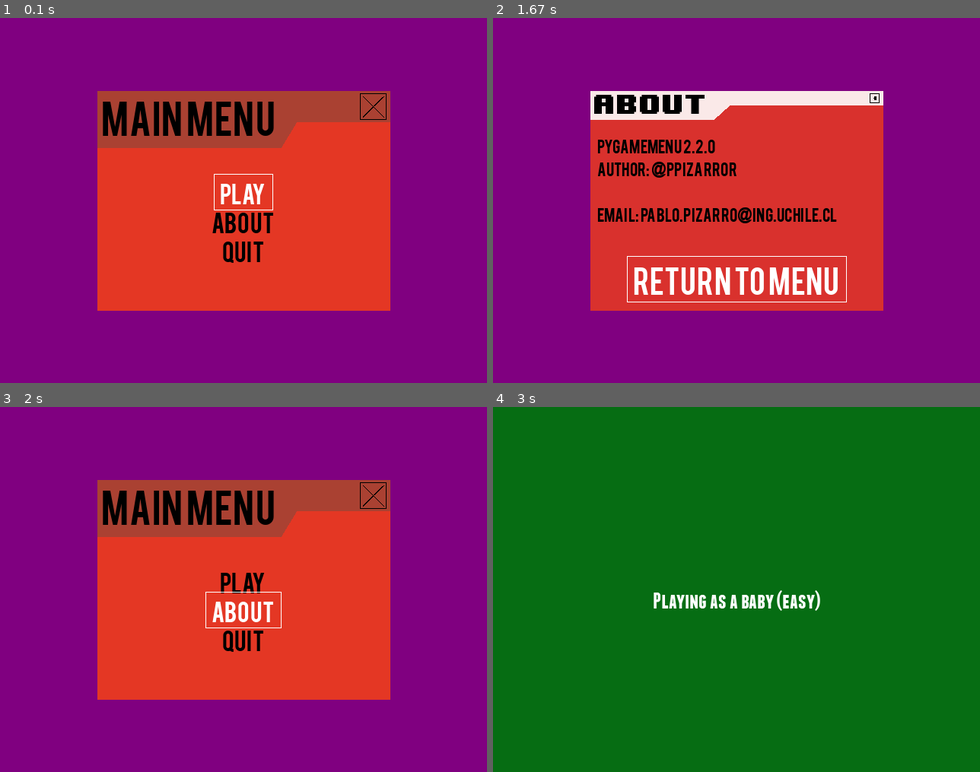
Above: before the commit, frames 1-4 (two rows, left to right).
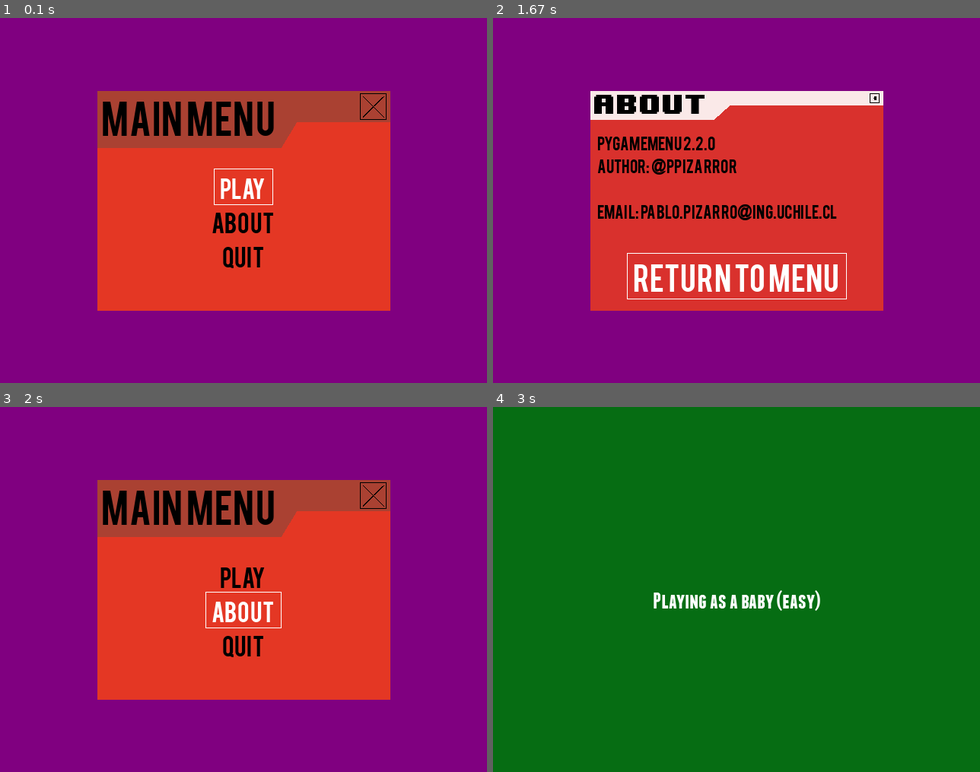
Above: after the commit, the same moments.

Repository: ppizarror/pygame-menu
Game: pygame game, started from pygameMenu/examples/game_selector.py
The game is run twice, just before and just after one commit, with the same random seed, the same clock (stepped at 60 frames per second) and the same inputs.
Inputs (mouse positions are in pixels of both pictures, inside the frame that each line leads up to):
- Up to frame 1 (0.1 s): no input
- Up to frame 2 (1.67 s): click (736, 222) at 0.38 s; press the mouse at (872, 98) at 0.7 s; move the mouse to (741, 83) at 0.8 s; release the mouse at (609, 65) at 0.93 s; tap Shift at 1 s; tap Esc at 1.33 s
- Up to frame 3 (2 s): tap Enter at 1.67 s
- Up to frame 4 (3 s): click (736, 574) at 2.05 s; tap Enter at 2.33 s

The runs differ from the first frame. In frame 1, 0.6% of the frame differs, in the area x 43-57%, y 41-69%; in frame 2, 3.4%, in the area x 21-73%, y 32-78%; in frame 3, 0.5%; in frame 4, nothing differs.

Commit message:
Improve code, adds docs

Diff:
--- a/pygameMenu/__init__.py
+++ b/pygameMenu/__init__.py
@@ -39,7 +39,7 @@
 import pygameMenu.sound
 import pygameMenu.version
 
-from pygameMenu.menu import Menu, get_controls
+from pygameMenu.menu import Menu
 from pygameMenu.textmenu import TextMenu
 
 # Other
--- a/pygameMenu/examples/multi_input.py
+++ b/pygameMenu/examples/multi_input.py
@@ -261,12 +261,11 @@
                                 menu_color=MENU_BACKGROUND_COLOR,
                                 menu_height=int(WINDOW_SIZE[1] * 0.7),
                                 menu_width=int(WINDOW_SIZE[0] * 0.8),
-                                # User press ESC button
-                                onclose=pygameMenu.events.EXIT,
+                                onclose=pygameMenu.events.EXIT,  # User press ESC button
                                 option_shadow=False,
                                 title='Main menu',
                                 window_height=WINDOW_SIZE[1],
-                                window_width=WINDOW_SIZE[0]
+                                window_width=WINDOW_SIZE[0],
                                 )
     main_menu.set_fps(FPS)
 
--- a/pygameMenu/menu.py
+++ b/pygameMenu/menu.py
@@ -46,17 +46,15 @@
 from pygameMenu.sound import Sound as _Sound
 from pygameMenu.utils import check_key_pressed_valid
 
-JOY_LEFT = 1
-JOY_RIGHT = 2
-JOY_UP = 4
-JOY_DOWN = 8
-JOY_REPEAT_EVENT = _pygame.NUMEVENTS - 1
-
-def get_controls():
-    return _ctrl
-
-
-# noinspection PyArgumentEqualDefault,PyProtectedMember,PyTypeChecker,PyUnresolvedReferences
+# Joy events
+_JOY_EVENT_LEFT = 1
+_JOY_EVENT_RIGHT = 2
+_JOY_EVENT_UP = 4
+_JOY_EVENT_DOWN = 8
+_JOY_EVENT_REPEAT = _pygame.NUMEVENTS - 1
+
+
+# noinspection PyArgumentEqualDefault,PyProtectedMember,PyTypeChecker
 class Menu(object):
     """
     Menu object.
@@ -90,7 +88,7 @@
                  mouse_enabled=True,
                  mouse_visible=True,
                  onclose=None,
-                 option_margin=8,
+                 option_margin=_cfg.MENU_OPTION_MARGIN,
                  option_shadow=_cfg.MENU_OPTION_SHADOW,
                  option_shadow_offset=_cfg.MENU_SHADOW_OFFSET,
                  option_shadow_position=_cfg.MENU_SHADOW_POSITION,
@@ -101,7 +99,7 @@
                  columns=1,
                  rows=None,
                  column_weights=None,
-                 force_fit_text=False
+                 force_fit_text=False,
                  ):
         """
         Menu constructor.
@@ -176,12 +174,19 @@
         :type title_offsety: int
         :param widget_alignment: Default widget alignment
         :type widget_alignment: basestring
+        :param columns: Number of columns, by default it's 1
+        :type columns: int
+        :param rows: Number of rows of each column, None if there's only 1 column
+        :type rows: int, None
+        :param column_weights: Tuple representing the width of each column, None if percentage is equal to each column
+        :type column_weights: tuple, None
+        :param force_fit_text: Force text fitting on each menu option
+        :type force_fit_text: bool
         """
         assert isinstance(window_width, int)
         assert isinstance(window_height, int)
         assert isinstance(font, str)
         assert isinstance(title, str)
-
         assert isinstance(back_box, bool)
         assert isinstance(color_selected, tuple)
         assert isinstance(dopause, bool)
@@ -206,31 +211,38 @@
         assert isinstance(option_shadow_offset, int)
         assert isinstance(option_shadow_position, str)
         assert isinstance(rect_width, int)
+        assert isinstance(columns, int)
+        assert isinstance(rows, (int, type(None)))
+        assert isinstance(column_weights, (tuple, type(None)))
+        assert isinstance(force_fit_text, bool)
 
         # Other asserts
         if dopause:
             assert callable(bgfun), \
-                'Bgfun must be a function (or None if menu does not pause ' \
+                'bgfun must be a function (or None if menu does not pause ' \
                 'execution of the application)'
         else:
             assert isinstance(bgfun, type(None)), \
-                'Bgfun must be None if menu does not pause execution of the application'
+                'bgfun must be None if menu does not pause execution of the application'
         assert dopause and bgfun is not None or not dopause and bgfun is None, \
-            'If pause main execution is enabled then bgfun (Background ' \
+            'if pause main execution is enabled then bgfun (Background ' \
             'function drawing) must be defined (not None)'
         assert draw_region_y >= 0 and draw_region_x >= 0, \
-            'Drawing regions must be greater or equal than zero'
+            'drawing regions must be greater or equal than zero'
         assert font_size > 0 and font_size_title > 0, \
-            'Font sizes must be greater than zero'
+            'font sizes must be greater than zero'
         assert menu_width > 0 and menu_height > 0, \
-            'Menu size must be greater than zero'
+            'menu size must be greater than zero'
         assert 0 <= menu_alpha <= 100, \
             'menu_alpha must be between 0 and 100 (both values included)'
         assert option_margin >= 0, \
-            'Option margin must be greater or equal than zero'
+            'option margin must be greater or equal than zero'
         assert rect_width >= 0, 'rect_width must be greater or equal than zero'
         assert window_height > 0 and window_width > 0, \
-            'Window size must be greater than zero'
+            'window size must be greater than zero'
+        assert columns >= 1, 'number of columns must be greater or equal than 1'
+        if rows is not None:
+            assert rows >= 1, 'number of rows must be greater or equal than 1'
 
         # Store configuration
         self._bgfun = bgfun
@@ -259,26 +271,27 @@
         self._closelocked = False  # Lock close until next mainloop
         self._dopause = dopause  # Pause or not
         self._enabled = enabled  # Menu is enabled or not
-        self._fps = 0
-        self._frame = 0
+        self._fps = 0  # type: int
+        self._frame = 0  # type: int
         self._index = 0  # Selected index
+        self._joy_event = 0  # type: int
         self._onclose = onclose  # Function that calls after closing menu
-        self._sounds = _Sound()
+        self._sounds = _Sound()  # type: _Sound
 
         # Menu widgets
-        self._option = []  # type: list[_widgets.WidgetType]
+        self._option = []  # type: list
 
         # Previous menu
-        self._prev = None  # type: list[Menu]
+        self._prev = None  # type: list
 
         # Top level menu
         self._top = None  # type: Menu
 
         # List of all linked menus
-        self._submenus = []  # type: list[Menu]
+        self._submenus = []  # type: list
 
         # Load fonts
-        self._font = _fonts.get_font(font, self._fsize)
+        self._font = _fonts.get_font(font, self._fsize)  # type: _pygame.font.Font
         self._font_name = font
 
         # Position of menu
@@ -289,33 +302,35 @@
                         (self._posx + self._width, self._posy + self._height),
                         (self._posx, self._posy + self._height)
                         ]
-        self._draw_regionx = draw_region_x
-        self._draw_regiony = draw_region_y
+        self._draw_regionx = draw_region_x  # type: int
+        self._draw_regiony = draw_region_y  # type: int
 
         # Option position
         self._opt_posy = int(self._height * (self._draw_regiony / 100.0)) + self._posy
+
+        # Columns support
         if columns > 1:
             if column_weights is None:
-                column_weights = tuple(1 for i in range(columns))
+                column_weights = tuple(1 for _ in range(columns))
             s = float(sum(column_weights[:columns]))
             cumulative = 0
             self._column_posx = []
             for i in range(columns):
                 w = column_weights[i] / s
-                self._column_posx.append( int(self._width * (self._draw_regionx/100.0 + (cumulative+0.5*w-0.5)) + self._posx) )
+                self._column_posx.append(
+                    int(self._width * (self._draw_regionx / 100.0 + (cumulative + 0.5 * w - 0.5)) + self._posx))
                 cumulative += column_weights[i] / s
             self._opt_posx = self._column_posx[0]
-            self._column_widths = tuple( int(self._width*column_weights[i]/s) for i in range(columns) )
+            self._column_widths = tuple(int(self._width * column_weights[i] / s) for i in range(columns))
         else:
             self._opt_posx = int(self._width * (self._draw_regionx / 100.0) + self._posx)
-        self._column_spacing = int(self._width / columns)
-        self._columns = columns
-        self._force_fit_text = force_fit_text
-        self._rows = rows
-        self._widget_align = widget_alignment
+        self._column_spacing = int(self._width / columns)  # type: int
+        self._columns = columns  # type: int
+        self._force_fit_text = force_fit_text  # type: bool
+        self._rows = rows  # type: (int,None)
+        self._widget_align = widget_alignment  # type: str
 
         # Init joystick
-        self._joystick = joystick_enabled
         self._joystick = joystick_enabled
         if self._joystick:
             if not _pygame.joystick.get_init():
@@ -354,13 +369,11 @@
         self._menubar.set_controls(self._joystick, self._mouse)
 
         # Selected option
-        self._selected_inflate_x = 16
-        self._selected_inflate_y = 6
+        self._selected_inflate_x = 16  # type: int
+        self._selected_inflate_y = 6  # type: int
 
         # FPS of the menu
         self.set_fps(fps)
-
-        self.joy_event = 0
 
     def add_button(self, element_name, element, *args, **kwargs):
         """
@@ -616,6 +629,60 @@
         self._append_widget(widget)
         return widget
 
+    def _configure_widget(self, widget, font_size=0, align=''):
+        """
+        Update the given widget with the parameters defined at
+        the menu level.
+
+        :param widget: Widget object
+        :type widget: pygameMenu.widgets.widget.Widget
+        :param font_size: Widget font size
+        :type font_size: int
+        :param align: Widget alignment
+        :type align: str
+        """
+        assert isinstance(widget, _widgets.WidgetType)
+        assert isinstance(font_size, int), 'font_size must be an integer'
+        assert isinstance(align, str), 'align must be a string'
+
+        if align == '':
+            align = self._widget_align
+        if font_size == 0:
+            font_size = self._fsize
+        assert font_size > 0, 'font_size must be greater than zero'
+
+        widget.set_menu(self)
+        self._check_id_duplicated(widget.get_id())
+        widget.set_font(font=self._font_name,
+                        font_size=font_size,
+                        color=self._font_color,
+                        selected_color=self._sel_color)
+        widget.set_max_width(
+            self._column_widths[(len(self._option) - 1) // self._rows] if self._force_fit_text else None)
+        widget.set_shadow(enabled=self._option_shadow,
+                          color=_cfg.MENU_SHADOW_COLOR,
+                          position=self._option_shadow_position,
+                          offset=self._option_shadow_offset)
+        widget.set_controls(self._joystick, self._mouse)
+        widget.set_alignment(align)
+
+    def _append_widget(self, widget):
+        """
+        Append the widget to the option lists.
+
+        :param widget: Widget object
+        :type widget: pygameMenu.widgets.widget.Widget
+        """
+        assert isinstance(widget, _widgets.WidgetType)
+        _widget_font_size = widget.get_font_info()['size']
+        self._option.append(widget)
+        _totals = len(self._option)
+        if _totals == 1:
+            widget.set_selected()
+        elif _totals > 1 and (self._columns == 1 or _totals <= self._rows):
+            dy = -_widget_font_size / 2 - self._opt_dy / 2
+            self._opt_posy += dy
+
     def _back(self):
         """
         Go to previous menu or close if top menu is currently displayed.
@@ -670,60 +737,7 @@
                         self._exit()
             elif isinstance(onclose, (types.FunctionType, types.MethodType)):
                 onclose()
-
         return close
-
-    def _configure_widget(self, widget, font_size=0, align=''):
-        """
-        Update the given widget with the parameters defined at
-        the menu level.
-
-        :param widget: Widget object
-        :type widget: pygameMenu.widgets.widget.Widget
-        :param font_size: Widget font size
-        :type font_size: int
-        :param align: Widget alignment
-        :type align: str
-        """
-        assert isinstance(widget, _widgets.WidgetType)
-        assert isinstance(font_size, int), 'font_size must be an integer'
-        assert isinstance(align, str), 'align must be a string'
-
-        if align == '':
-            align = self._widget_align
-        if font_size == 0:
-            font_size = self._fsize
-        assert font_size > 0, 'font_size must be greater than zero'
-
-        widget.set_menu(self)
-        self._check_id_duplicated(widget.get_id())
-        widget.set_font(font=self._font_name,
-                        font_size=font_size,
-                        color=self._font_color,
-                        selected_color=self._sel_color)
-        widget.set_max_width(self._column_widths[(len(self._option)-1)//self._rows] if self._force_fit_text else None)
-        widget.set_shadow(enabled=self._option_shadow,
-                          color=_cfg.MENU_SHADOW_COLOR,
-                          position=self._option_shadow_position,
-                          offset=self._option_shadow_offset)
-        widget.set_controls(self._joystick, self._mouse)
-        widget.set_alignment(align)
-
-    def _append_widget(self, widget):
-        """
-        Append the widget to the option lists.
-
-        :param widget: Widget object
-        :type widget: pygameMenu.widgets.widget.Widget
-        """
-        assert isinstance(widget, _widgets.WidgetType)
-        _widget_font_size = widget.get_font_info()['size']
-        self._option.append(widget)
-        if len(self._option) == 1:
-            widget.set_selected()
-        elif len(self._option) > 1 and (self._columns == 1 or len(self._option) <= self._rows):
-            dy = -_widget_font_size / 2 - self._opt_dy / 2
-            self._opt_posy += dy
 
     def _get_depth(self):
         """
@@ -857,17 +871,36 @@
         return self._enabled
 
     def _left(self):
+        """
+        Left event (column support).
+        """
         if self._actual._index >= self._actual._rows:
             self._select(self._actual._index - self._actual._rows)
         else:
             self._select(0)
 
     def _right(self):
+        """
+        Right event (column support).
+        """
         if self._actual._index + self._actual._rows < len(self._actual._option):
             self._select(self._actual._index + self._actual._rows)
         else:
             self._select(len(self._actual._option) - 1)
 
+    def _handle_joy_event(self):
+        """
+        Handle joy events.
+        """
+        if self._joy_event & _JOY_EVENT_UP:
+            self._select(self._actual._index - 1)
+        if self._joy_event & _JOY_EVENT_DOWN:
+            self._select(self._actual._index + 1)
+        if self._joy_event & _JOY_EVENT_LEFT:
+            self._left()
+        if self._joy_event & _JOY_EVENT_RIGHT:
+            self._right()
+
     def _main(self, events=None):
         """
         Main function of the loop.
@@ -903,15 +936,6 @@
         # Check others
         else:
             for event in events:  # type: _pygame.event.EventType
-                def handle_joy_event():
-                    if self.joy_event & JOY_UP:
-                        self._select(self._actual._index - 1)
-                    if self.joy_event & JOY_DOWN:
-                        self._select(self._actual._index + 1)
-                    if self.joy_event & JOY_LEFT:
-                        self._left()
-                    if self.joy_event & JOY_RIGHT:
-                        self._right()
 
                 # noinspection PyUnresolvedReferences
                 if event.type == _pygame.locals.QUIT or (
@@ -947,7 +971,6 @@
                             break_mainloop = True
 
                 elif self._joystick and event.type == _pygame.JOYHATMOTION:
-                    print("hat",event.value)
                     if event.value == _ctrl.JOY_UP:
                         self._select(self._actual._index - 1)
                     elif event.value == _ctrl.JOY_DOWN:
@@ -958,31 +981,31 @@
                         self._select(self._actual._index + 1)
 
                 elif self._joystick and event.type == _pygame.JOYAXISMOTION:
-                    prev = self.joy_event
-                    self.joy_event = 0
+                    prev = self._joy_event
+                    self._joy_event = 0
                     if event.axis == _ctrl.JOY_AXIS_Y and event.value < -_ctrl.JOY_DEADZONE:
-                        self.joy_event |= JOY_UP
+                        self._joy_event |= _JOY_EVENT_UP
                     if event.axis == _ctrl.JOY_AXIS_Y and event.value > _ctrl.JOY_DEADZONE:
-                        self.joy_event |= JOY_DOWN
+                        self._joy_event |= _JOY_EVENT_DOWN
                     if event.axis == _ctrl.JOY_AXIS_X and event.value < -_ctrl.JOY_DEADZONE and self._columns > 1:
-                        self.joy_event |= JOY_LEFT
+                        self._joy_event |= _JOY_EVENT_LEFT
                     if event.axis == _ctrl.JOY_AXIS_X and event.value > _ctrl.JOY_DEADZONE and self._columns > 1:
-                        self.joy_event |= JOY_RIGHT
-                    if self.joy_event:
-                        handle_joy_event()
-                        if self.joy_event == prev:
-                            _pygame.time.set_timer(JOY_REPEAT_EVENT, _ctrl.JOY_REPEAT)
+                        self._joy_event |= _JOY_EVENT_RIGHT
+                    if self._joy_event:
+                        self._handle_joy_event()
+                        if self._joy_event == prev:
+                            _pygame.time.set_timer(_JOY_EVENT_REPEAT, _ctrl.JOY_REPEAT)
                         else:
-                            _pygame.time.set_timer(JOY_REPEAT_EVENT, _ctrl.JOY_DELAY)
+                            _pygame.time.set_timer(_JOY_EVENT_REPEAT, _ctrl.JOY_DELAY)
                     else:
-                        _pygame.time.set_timer(JOY_REPEAT_EVENT, 0)
-
-                elif event.type == JOY_REPEAT_EVENT:
-                    if self.joy_event:
-                        handle_joy_event()
-                        _pygame.time.set_timer(JOY_REPEAT_EVENT, _ctrl.JOY_REPEAT)
+                        _pygame.time.set_timer(_JOY_EVENT_REPEAT, 0)
+
+                elif event.type == _JOY_EVENT_REPEAT:
+                    if self._joy_event:
+                        self._handle_joy_event()
+                        _pygame.time.set_timer(_JOY_EVENT_REPEAT, _ctrl.JOY_REPEAT)
                     else:
-                        _pygame.time.set_timer(JOY_REPEAT_EVENT, 0)
+                        _pygame.time.set_timer(_JOY_EVENT_REPEAT, 0)
 
                 elif self._mouse and event.type == _pygame.MOUSEBUTTONDOWN:
                     for index in range(len(self._actual._option)):
@@ -991,6 +1014,7 @@
                             self._select(index)
 
                 elif self._mouse and event.type == _pygame.MOUSEBUTTONUP:
+                    self._sounds.play_click_mouse()
                     widget = self._actual._option[self._actual._index]
                     if widget.get_rect().collidepoint(*event.pos):
                         widget.update(events)  # This option can change the current menu to a submenu
--- a/pygameMenu/textmenu.py
+++ b/pygameMenu/textmenu.py
@@ -82,7 +82,7 @@
         :param kwargs: Additional parameters
         """
         assert isinstance(draw_text_region_x, int) or \
-            isinstance(draw_text_region_x, float)
+               isinstance(draw_text_region_x, float)
         assert isinstance(text_align, str)
         assert isinstance(text_color, tuple)
         assert isinstance(text_fontsize, int)
@@ -169,7 +169,6 @@
         dy = 0
         for line in self._text:
             text = self._fonttext.render(line, 1, self._font_textcolor)
-            print(line)
             text_width = text.get_size()[0]
 
             # Check text align
--- a/pygameMenu/widgets/widget.py
+++ b/pygameMenu/widgets/widget.py
@@ -83,7 +83,7 @@
         self._render_string_cache = 0  # type: int
         self._render_string_cache_surface = None  # type: _pygame.SurfaceType
         self._surface = None  # type: _pygame.SurfaceType
-        self._max_width = None
+        self._max_width = None  # type: (int,float)
 
         self._args = args or []  # type: list
         self._kwargs = kwargs or {}  # type: dict
@@ -212,6 +212,14 @@
                           border_width)
 
     def set_max_width(self, w):
+        """
+        Set widget max width (column support) if force_fit_text is enabled.
+
+        :param w: Width in px, None if max width is disabled
+        :type w: int,float,None
+        """
+        if w is not None:
+            assert isinstance(w, (int, float))
         self._max_width = w
 
     def get_rect(self):
